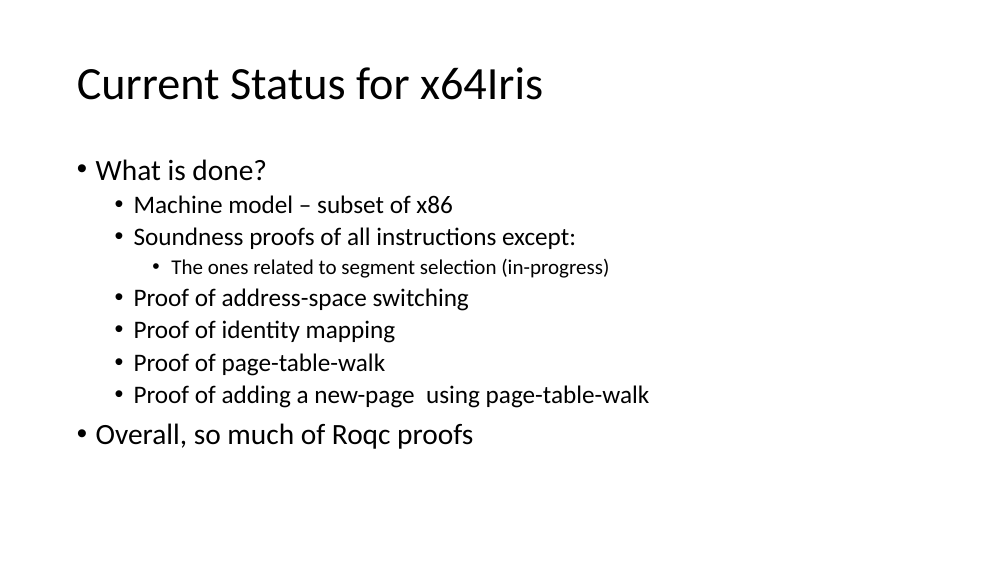
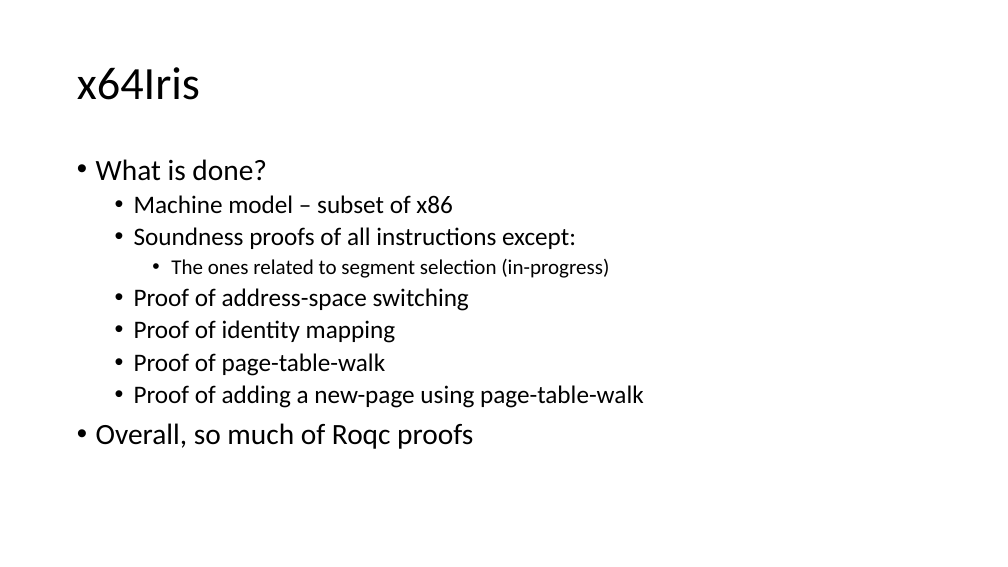
Before and after one commit to Contingent-Systems/modal_abstractions_presentations, a slide deck: slide 23 of upenn_may_24/proposal.pptx. Drawn at 1008x567 pixels with LibreOffice and Linux fonts; fonts in the diff are those of the drawing. Boxes give left, top, right and bottom in pixels: in the first picture for what was removed or moved away, otherwise in the second. Text is boxed around its words. In the diff, an @@ line names an element or a change of style, - is before the commit and + after.

```diff
--- a/upenn_may_24/proposal.pptx
+++ b/upenn_may_24/proposal.pptx
@@ title at (77,67,200,100): text changed @@
-Current Status for x64Iris
+x64Iris
@@ text "What is done?" rewrapped from (96,159,650,449) to (96,159,644,449) @@
```
Also in this commit, not shown: 12 other slides changed.
